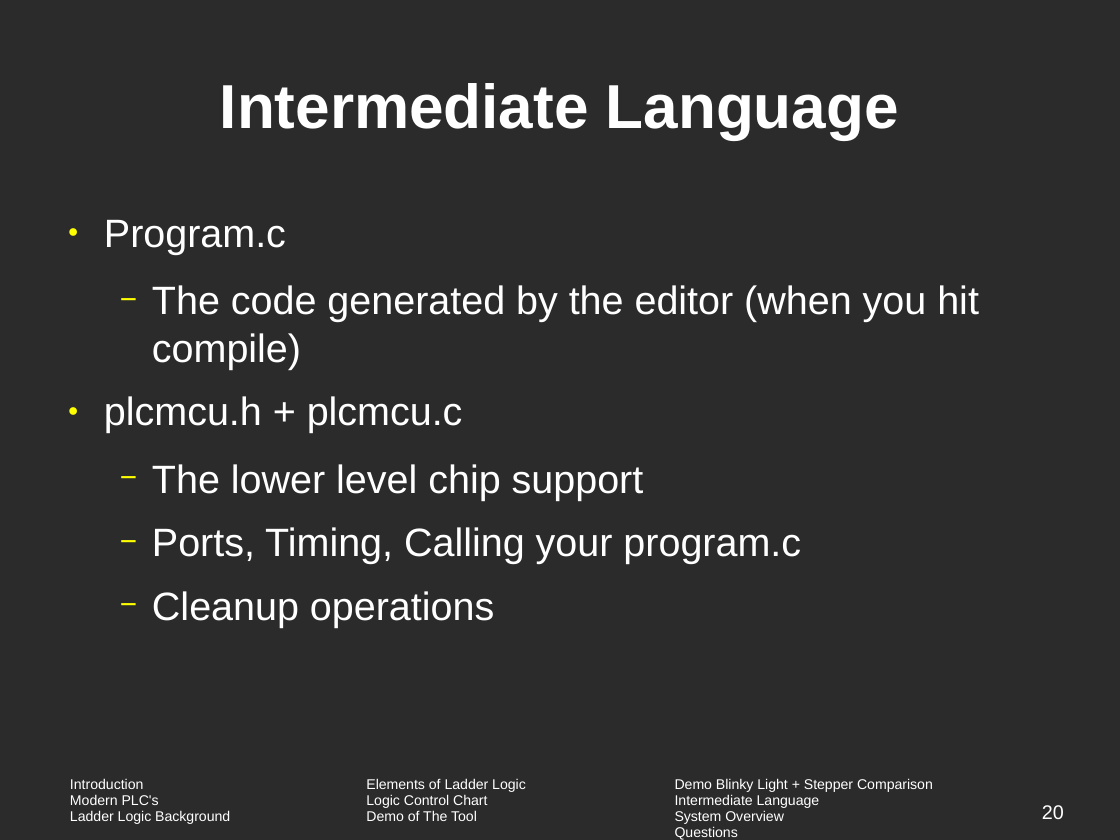
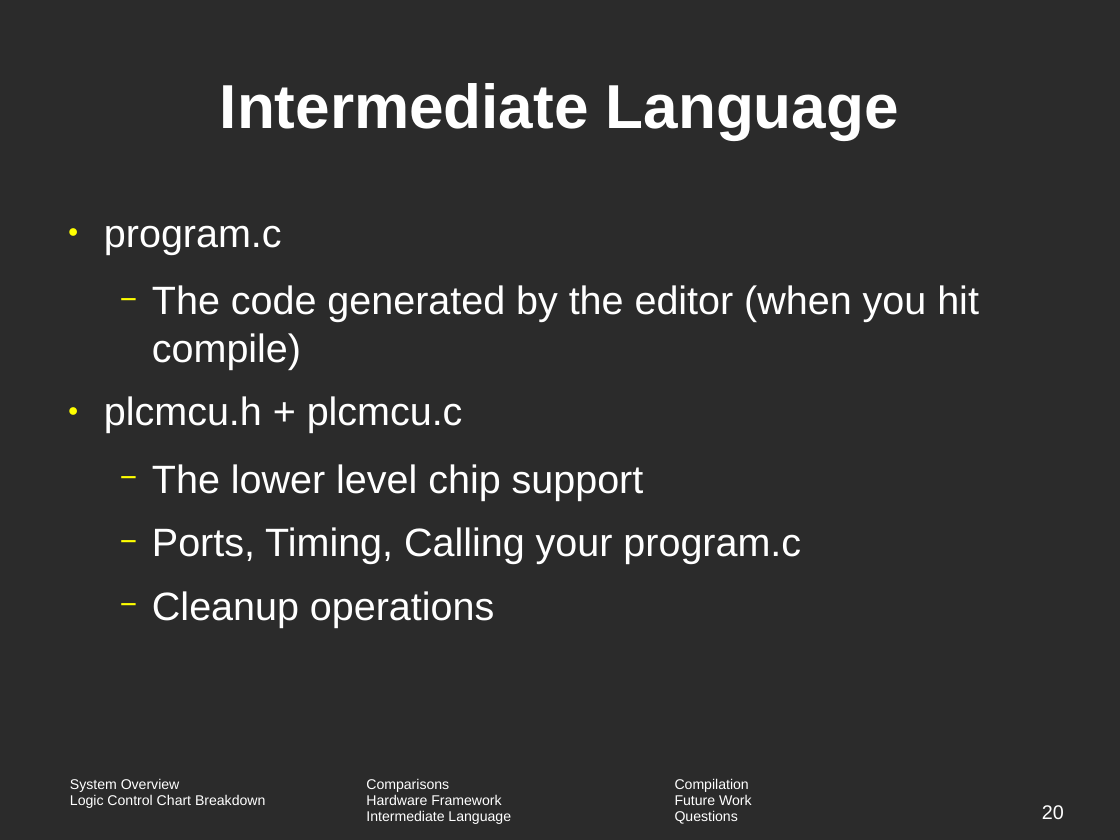
Before and after one commit to vortex-5/plcthesis, a slide deck: slide 20 of presentation/defense.odp. Drawn at 1120x840 pixels with LibreOffice and Linux fonts; fonts in the diff are those of the drawing; background and template pictures are left out; a plain dark background stands for a picture behind light text. Boxes give left, top, right and bottom in pixels: in the first picture for what was removed or moved away, otherwise in the second. Text is boxed around its words. In the diff, an @@ line names an element or a change of style, - is before the commit and + after.

```diff
--- a/presentation/defense.odp
+++ b/presentation/defense.odp
@@ text at [104,225,282,255]: text changed @@
-● Program.c
+● program.c
@@ table at [60,772,1012,840] @@
-row 1: Introduction / Modern PLC's / Ladder Logic Background | Elements of Ladder Logic / Logic Control Chart / Demo of The Tool | Demo Blinky Light + Stepper Comparison / Intermediate Language / System Overview / Questions
+row 1: System Overview / Logic Control Chart Breakdown | Comparisons / Hardware Framework / Intermediate Language | Compilation / Future Work / Questions
```
Also in this commit, not shown: 31 other slides changed, 1 slide removed, 5 other files.
